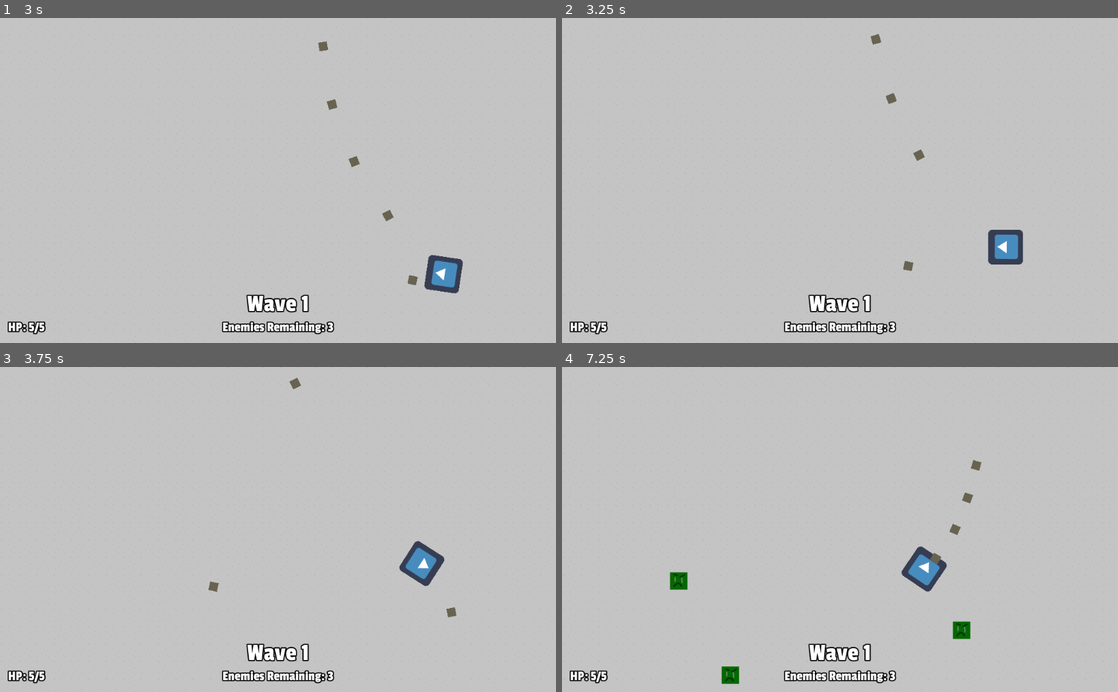
Above: before the commit, frames 1-4 (two rows, left to right).
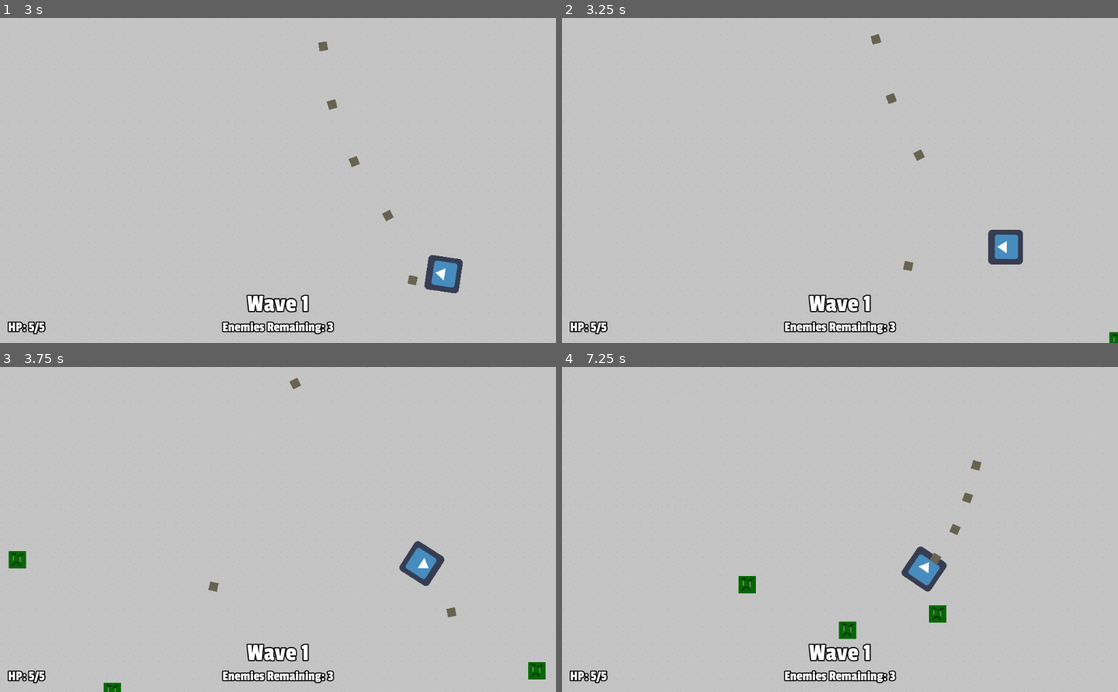
Above: after the commit, the same moments.

Repository: stuson/go-godot-4-game-jam
Game: Godot game, scene res://stages/Level.tscn
Same seed, same stepped clock (60 frames per second), same inputs: the game is played once before the commit and once after it. The engine's default icon, where the game draws it, is replaced by a stand-in: a white triangle on a blue panel in a dark square.
Inputs (mouse positions are in pixels of both pictures, inside the frame that each line leads up to):
- Up to frame 1 (3 s): tap Enter at 0.5 s; move the mouse to (400, 164) at 0.52 s; press the mouse at (400, 164) at 0.53 s; hold D (move_right) 0.53-1.28 s; move the mouse to (166, 196) at 1.27 s; release the mouse at (166, 196) at 1.28 s; hold S (move_down) 1.28-2.03 s; click (166, 196) at 1.35 s; move the mouse to (333, 109) at 2.02 s; press the mouse at (333, 109) at 2.03 s; hold D (move_right) 2.03-2.78 s; move the mouse to (250, 245) at 2.77 s; release the mouse at (250, 245) at 2.78 s; hold W (move_up) from 2.78 s (still down); click (250, 245) at 2.85 s
- Up to frame 2 (3.25 s): keep holding W (move_up)
- Up to frame 3 (3.75 s): move the mouse to (444, 578) at 3.52 s; release W (move_up) at 3.53 s; press the mouse at (444, 578) at 3.53 s; hold A (move_left) from 3.53 s (still down)
- Up to frame 4 (7.25 s): move the mouse to (673, 480) at 4.27 s; release the mouse at (673, 480) at 4.28 s; click (673, 480) at 4.35 s; move the mouse to (867, 529) at 5.02 s; release A (move_left) at 5.03 s; press the mouse at (867, 529) at 5.03 s; hold S (move_down) 5.03-5.78 s; move the mouse to (756, 448) at 5.77 s; release the mouse at (756, 448) at 5.78 s; hold D (move_right) 5.78-6.53 s; click (756, 448) at 5.85 s; move the mouse to (962, 513) at 6.52 s; press the mouse at (962, 513) at 6.53 s; hold W (move_up) from 6.53 s (still down)

Frame 1 is identical in both runs. In frame 2, less than 0.1% of the frame differs, in the area x 98-100%, y 96-100%; in frame 3, 0.4%; in frame 4, 1.1%, in the area x 19-74%, y 51-98%.

Commit message:
implement spawn groups

Diff:
--- a/characters/player/Player.gd
+++ b/characters/player/Player.gd
@@ -9,40 +9,40 @@
 export(PackedScene) var StartingWeapon
 
 func _ready() -> void:
-    equipped_weapon = StartingWeapon.instance()
-    add_child(equipped_weapon)
+	equipped_weapon = StartingWeapon.instance()
+	add_child(equipped_weapon)
 
 func _physics_process(delta: float) -> void:
-    # Movement
-    direction = Vector2.ZERO
-    if Input.is_action_pressed("move_right"):
-        direction.x += 1
-    if Input.is_action_pressed("move_left"):
-        direction.x -= 1
-    if Input.is_action_pressed("move_up"):
-        direction.y -= 1
-    if Input.is_action_pressed("move_down"):
-        direction.y += 1
+	# Movement
+	direction = Vector2.ZERO
+	if Input.is_action_pressed("move_right"):
+		direction.x += 1
+	if Input.is_action_pressed("move_left"):
+		direction.x -= 1
+	if Input.is_action_pressed("move_up"):
+		direction.y -= 1
+	if Input.is_action_pressed("move_down"):
+		direction.y += 1
 
-    velocity = direction.normalized() * speed
-    velocity += get_knockback(delta)
-    move_and_slide(velocity)
+	velocity = direction.normalized() * speed
+	velocity += get_knockback(delta)
+	move_and_slide(velocity)
 
-    # Look
-    look_at(get_global_mouse_position())
+	# Look
+	look_at(get_global_mouse_position())
 
-    # Attack
-    if Input.is_action_pressed("attack"):
-        equipped_weapon.attack()
+	# Attack
+	if Input.is_action_pressed("attack"):
+		equipped_weapon.attack()
 
 func get_knockback(delta) -> Vector2:
-    knockback_velocity = lerp(knockback_velocity, Vector2.ZERO, 0.2)
-    return knockback_velocity
+	knockback_velocity = lerp(knockback_velocity, Vector2.ZERO, 0.2)
+	return knockback_velocity
 
 func take_hit(damage, enemy_pos):
-    $Stats.take_hit(damage)
-    var knockback_direction = (global_position - enemy_pos).normalized()
-    knockback_velocity = knockback_direction * min(damage, 10) * 1000
+	$Stats.take_hit(damage)
+	var knockback_direction = (global_position - enemy_pos).normalized()
+	knockback_velocity = knockback_direction * min(damage, 10) * 1000
 
 func _on_Stats_die() -> void:
-    get_tree().quit()
+	get_tree().quit()
--- a/stages/Level.tscn
+++ b/stages/Level.tscn
@@ -7,6 +7,9 @@
 [ext_resource path="res://ui/hud/HUD.tscn" type="PackedScene" id=5]
 [ext_resource path="res://assets/floor.png" type="Texture" id=6]
 [ext_resource path="res://UpgradesMenu.tscn" type="PackedScene" id=7]
+[ext_resource path="res://characters/enemies/tank_enemy/TankEnemy.tscn" type="PackedScene" id=8]
+[ext_resource path="res://stages/SpawnGroup.gd" type="Script" id=9]
+[ext_resource path="res://stages/Spawn.gd" type="Script" id=10]
 
 [sub_resource type="TileSet" id=1]
 0/name = "floor.png 0"
@@ -43,14 +46,41 @@
 
 [node name="Wave1" type="Node" parent="SpawnManager/Waves"]
 script = ExtResource( 2 )
+
+[node name="Group1" type="Node" parent="SpawnManager/Waves/Wave1"]
+script = ExtResource( 9 )
+
+[node name="Spawn1" type="Node" parent="SpawnManager/Waves/Wave1/Group1"]
+script = ExtResource( 10 )
+Enemy = ExtResource( 3 )
 num_enemies = 3
-Enemy = ExtResource( 3 )
+spawn_interval = 0.2
 
 [node name="Wave2" type="Node" parent="SpawnManager/Waves"]
 script = ExtResource( 2 )
+
+[node name="Group1" type="Node" parent="SpawnManager/Waves/Wave2"]
+script = ExtResource( 9 )
+spawn_duration = 8.0
+
+[node name="Spawn1" type="Node" parent="SpawnManager/Waves/Wave2/Group1"]
+script = ExtResource( 10 )
+Enemy = ExtResource( 3 )
+num_enemies = 3
+
+[node name="Spawn2" type="Node" parent="SpawnManager/Waves/Wave2/Group1"]
+script = ExtResource( 10 )
+Enemy = ExtResource( 8 )
+num_enemies = 2
+spawn_interval = 0.5
+
+[node name="Group2" type="Node" parent="SpawnManager/Waves/Wave2"]
+script = ExtResource( 9 )
+
+[node name="Spawn1" type="Node" parent="SpawnManager/Waves/Wave2/Group2"]
+script = ExtResource( 10 )
+Enemy = ExtResource( 8 )
 num_enemies = 10
-spawn_interval = 0.2
-Enemy = ExtResource( 3 )
 
 [node name="SpawnTimer" type="Timer" parent="SpawnManager"]
 
--- a/stages/Spawn.gd
+++ b/stages/Spawn.gd
@@ -2,4 +2,19 @@
 class_name Spawn
 
 export(PackedScene) var Enemy
-export(int) var num_enemies
+export(int) var num_enemies = 1
+export var spawn_interval: float = 0.1
+var time_since_spawn: float
+var remaining_enemies: int
+
+func _ready():
+	remaining_enemies = num_enemies
+
+func get_spawn_count(delta: float) -> int:
+	time_since_spawn += delta
+	var spawn_count = 0
+	while time_since_spawn > spawn_interval and remaining_enemies > 0:
+		spawn_count += 1
+		remaining_enemies -= 1
+		time_since_spawn -= spawn_interval
+	return spawn_count
--- a/stages/SpawnManager.gd
+++ b/stages/SpawnManager.gd
@@ -6,8 +6,15 @@
 
 var current_wave_idx = -1
 var current_wave: Wave
-var enemies_to_spawn_remaining
+var spawn_groups: Array
+var current_group_idx = -1
+var current_group: SpawnGroup
+var spawns: Array
+var enemies_in_wave = 0
+var enemies_in_group_to_spawn = 0
+var enemies_spawned = 0
 var enemies_killed = 0
+var cum_delta
 
 signal new_wave_spawned
 signal enemies_to_kill_updated
@@ -21,24 +28,45 @@
 
 func spawn_next_wave():
 	enemies_killed = 0
+	enemies_spawned = 0
 	current_wave_idx += 1
+	spawn_timer.stop()
 	if current_wave_idx < waves.size():
 		current_wave = waves[current_wave_idx]
-		enemies_to_spawn_remaining = current_wave.num_enemies
-		spawn_timer.wait_time = current_wave.spawn_interval
-		spawn_timer.start()
-		emit_signal("new_wave_spawned", current_wave_idx, current_wave.num_enemies)
+		spawn_groups = current_wave.get_children()
+
+		enemies_in_wave = 0
+		for group in spawn_groups:
+			spawns = group.get_children()
+			for spawn in spawns:
+				enemies_in_wave += spawn.num_enemies
+
+		current_group_idx = -1
+		get_next_spawn_group()
+
+		emit_signal("new_wave_spawned", current_wave_idx, enemies_in_wave)
+
+func _process(delta: float) -> void:
+	if current_wave:
+		enemies_in_group_to_spawn = 0
+		for spawn in spawns:
+			var spawn_count = spawn.get_spawn_count(delta)
+			enemies_in_group_to_spawn += spawn.remaining_enemies
+			for idx in range(0, spawn_count):
+				var enemy: Node2D = spawn.Enemy.instance()
+				var stats = enemy.get_node("Stats")
+				stats.connect("die", self, "_on_Enemy_die")
+				get_tree().current_scene.add_child(enemy)
+				enemy.global_translate(get_spawn_pos())
+				enemies_spawned += 1
+		if enemies_in_group_to_spawn <= 0 and spawn_timer.is_stopped():
+			spawn_timer.wait_time = current_group.spawn_duration
+			spawn_timer.start()
+
 
 func _on_SpawnTimer_timeout() -> void:
-	if enemies_to_spawn_remaining <= 0:
-		spawn_timer.stop()
-	else:
-		var enemy: Node2D = current_wave.Enemy.instance()
-		var stats = enemy.get_node("Stats")
-		stats.connect("die", self, "_on_Enemy_die")
-		get_tree().current_scene.add_child(enemy)
-		enemy.global_translate(get_spawn_pos())
-		enemies_to_spawn_remaining -= 1
+	spawn_timer.stop()
+	get_next_spawn_group()
 
 func get_spawn_pos() -> Vector2:
 	randomize()
@@ -57,11 +85,19 @@
 		_:
 			return Vector2(-5, -5)
 
+func get_next_spawn_group():
+	current_group_idx += 1
+	if current_group_idx < spawn_groups.size():
+		current_group = spawn_groups[current_group_idx]
+		spawns = current_group.get_children()
+
 func _on_Enemy_die() -> void:
 	enemies_killed += 1
-	emit_signal("enemies_to_kill_updated", current_wave.num_enemies - enemies_killed)
+	emit_signal("enemies_to_kill_updated", enemies_in_wave - enemies_killed)
 
-	if enemies_killed >= current_wave.num_enemies:
+	if enemies_killed >= enemies_spawned and not spawn_timer.is_stopped():
+		spawn_timer.wait_time = min(spawn_timer.time_left, 1)
+	if enemies_killed >= enemies_in_wave:
 		emit_signal("wave_cleared")
 
 
--- a/stages/Wave.gd
+++ b/stages/Wave.gd
@@ -1,6 +1,2 @@
 extends Node
 class_name Wave
-
-export var num_enemies = 1
-export var spawn_interval: float = 1
-export(PackedScene) var Enemy
--- a/upgrades/EvenMoreFood.gd
+++ b/upgrades/EvenMoreFood.gd
@@ -1,6 +1,6 @@
 extends Upgrade
 
 func apply_upgrade() -> void:
-    player_stats.max_hp += 2
-    player_stats.current_hp = player_stats.max_hp
-    player_stats.emit_hp_change()
+	player_stats.max_hp += 2
+	player_stats.current_hp = player_stats.max_hp
+	player_stats.emit_hp_change()
--- a/upgrades/MoreFood.gd
+++ b/upgrades/MoreFood.gd
@@ -1,6 +1,6 @@
 extends Upgrade
 
 func apply_upgrade():
-    player_stats.max_hp += 1
-    player_stats.current_hp = player_stats.max_hp
-    player_stats.emit_hp_change()
+	player_stats.max_hp += 1
+	player_stats.current_hp = player_stats.max_hp
+	player_stats.emit_hp_change()
Not shown: 1 places in stages/Level.tscn that only renumber resources
